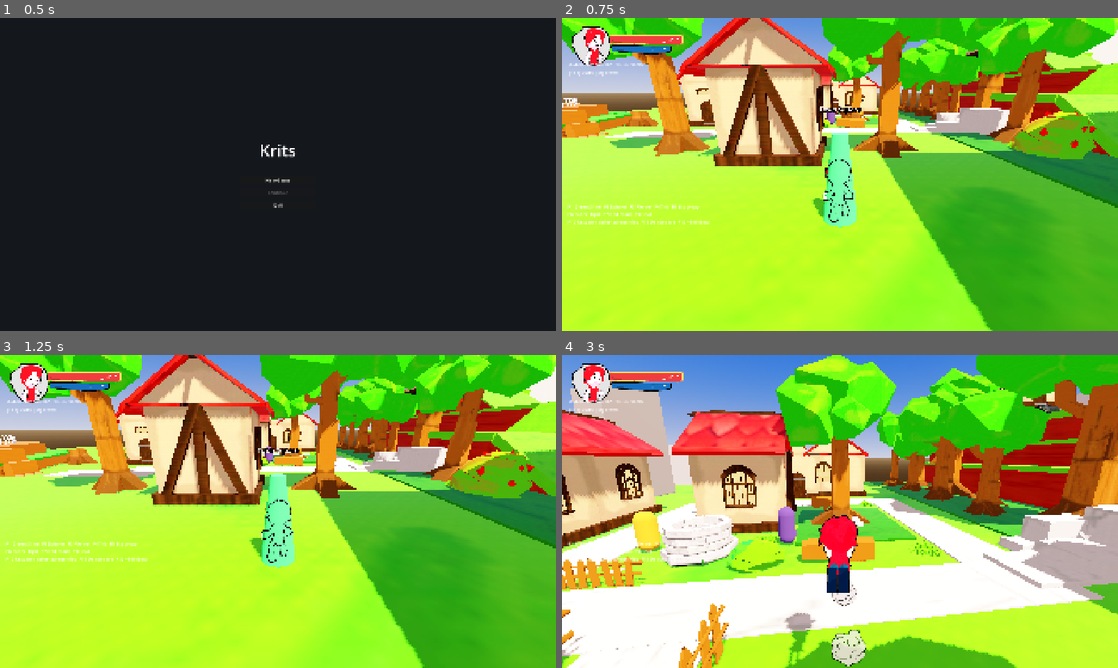
Above: before the commit, frames 1-4 (two rows, left to right).
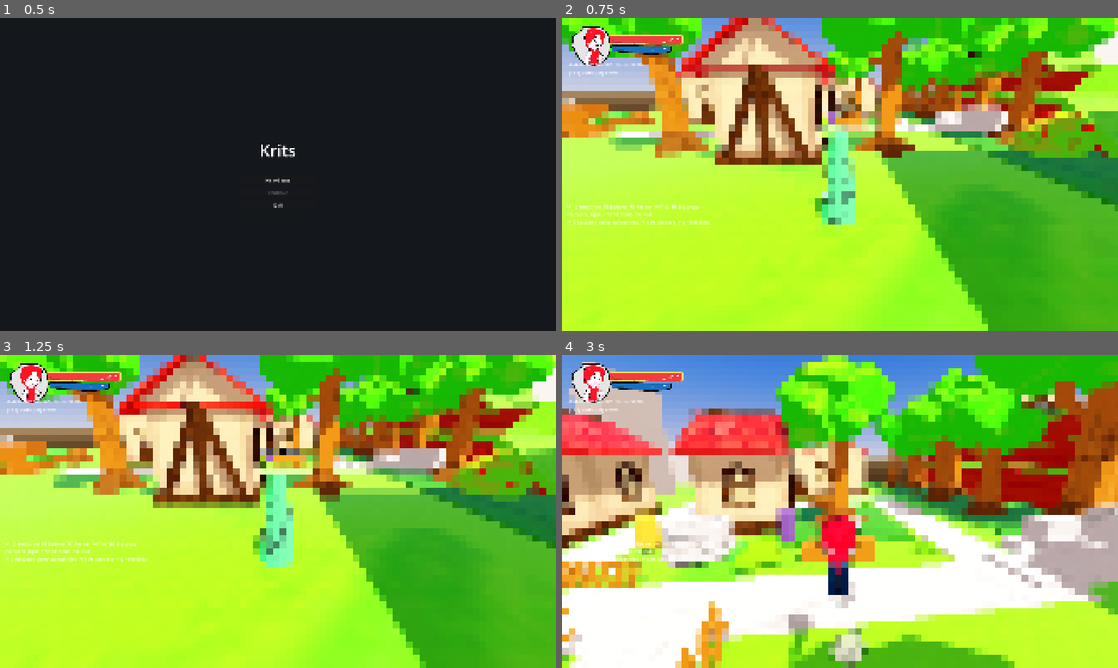
Above: after the commit, the same moments.

Repository: doggoanim/Krits
Game: Godot game, scene res://ui/main_menu.tscn
The game is run twice, just before and just after one commit, with the same random seed, the same clock (stepped at 60 frames per second) and the same inputs.
Inputs (mouse positions are in pixels of both pictures, inside the frame that each line leads up to):
- Up to frame 1 (0.5 s): no input
- Up to frame 2 (0.75 s): click "New Game" at 0.5 s
- Up to frame 3 (1.25 s): no input
- Up to frame 4 (3 s): tap Enter at 1.25 s; move the mouse to (867, 511) at 1.27 s; hold Ctrl (crouch_pound) 1.28-2.03 s; hold W (move_forward) from 1.28 s (still down); click (867, 511) at 1.42 s; tap Space (jump) at 1.52, 2.27 s; move the mouse to (812, 511) at 2.02 s; tap E (interact) at 2.1 s; click (812, 511) at 2.17 s; move the mouse to (851, 505) at 2.77 s; hold Shift (roll_dive) from 2.78 s (still down); click (851, 505) at 2.92 s

Frame 1 is identical in both runs. In frame 2, 14% of the frame differs, in the area x 0-100%, y 0-100%; in frame 3, 15%; in frame 4, 20%.

Commit message:
Add a retro pixelation post-process overlay
New PixelateEffect (core/pixelate_effect.gd) + shading/pixelate_overlay.gdshader,
wired into Main next to OutlineSystem. Same bolt-on pattern as the outline
pass: a CanvasLayer + a full-screen ColorRect running a shader, except this
one reads SCREEN_TEXTURE directly (the already-composited frame) instead of
rendering a second camera pass, and snaps every sample to a coarse grid —
a blocky mosaic, not a blur or an actual resolution change.

Layered at -9: above OutlineSystem (-10), so outlines get pixelated too,
but below the HUD (UiRoot, default layer 1) so menus/text stay crisp.

Co-Authored-By: Claude Sonnet 5 <noreply@anthropic.com>
Claude-Session: https://claude.ai/code/session_01TYpdm1jACUqsWG6yyTxbgm

Diff:
--- /dev/null
+++ b/core/pixelate_effect.gd
@@ -0,0 +1,45 @@
+class_name PixelateEffect
+extends Node
+## Chunky retro-pixel look for the whole game, as one full-screen overlay —
+## the same bolt-on pattern OutlineSystem uses (a CanvasLayer + a ColorRect
+## running a shader), just reading the already-composited screen via
+## SCREEN_TEXTURE instead of a second camera's own render.
+##
+## Sits ABOVE OutlineSystem's canvas layer (-10) so the character-outline
+## ring gets pixelated along with everything else, but BELOW the HUD
+## (UiRoot, default CanvasLayer layer 1) so menus and on-screen text stay
+## crisp and legible.
+##
+## Usage: Main creates exactly one of these for the whole game — see
+## main.gd. No follow()/setup call needed (unlike OutlineSystem): this reads
+## whatever's already on screen, so it doesn't care what camera is active.
+
+const CANVAS_LAYER := -9   ## above OutlineSystem (-10), below the HUD (1) — see header comment
+
+@export var pixel_size := 4.0   ## block size, in real screen pixels — scales with resolution, not window size
+
+var _overlay_material: ShaderMaterial
+
+func _ready() -> void:
+	var canvas := CanvasLayer.new()
+	canvas.layer = CANVAS_LAYER
+	add_child(canvas)
+
+	var overlay := ColorRect.new()
+	overlay.set_anchors_preset(Control.PRESET_FULL_RECT)
+	overlay.mouse_filter = Control.MOUSE_FILTER_IGNORE
+	_overlay_material = ShaderMaterial.new()
+	_overlay_material.shader = preload("res://shading/pixelate_overlay.gdshader")
+	overlay.material = _overlay_material
+	canvas.add_child(overlay)
+
+	_apply_style()
+
+func _apply_style() -> void:
+	_overlay_material.set_shader_parameter(&"pixel_size", pixel_size)
+
+## Lets debug tools or a settings menu change the chunkiness at runtime.
+func set_pixel_size(size: float) -> void:
+	pixel_size = size
+	if _overlay_material != null:
+		_apply_style()
--- a/main.gd
+++ b/main.gd
@@ -40,6 +40,11 @@
 	var outlines := OutlineSystem.new()
 	add_child(outlines)
 	outlines.follow(cam.get_camera())
+
+	# Retro pixelation overlay — sits above the outline pass, below the HUD
+	# (see PixelateEffect's header comment). Purely cosmetic; doesn't need
+	# anything set up before it.
+	add_child(PixelateEffect.new())
 
 	encounters = EncounterManager.new()
 	add_child(encounters)
--- /dev/null
+++ b/shading/pixelate_overlay.gdshader
@@ -0,0 +1,20 @@
+shader_type canvas_item;
+// Chunky retro-pixel look for the whole screen: snaps every sample to a
+// coarse grid before reading the already-rendered frame, so each block of
+// `pixel_size` screen pixels reads back as one flat color. This is a mosaic,
+// not a blur or a resolution change — nothing else in the scene has to
+// render smaller or get rescaled for this to work.
+//
+// Driven by PixelateEffect (core/pixelate_effect.gd), which puts this on a
+// full-screen ColorRect sitting above OutlineSystem's overlay but below the
+// HUD, so the 3D scene and character outlines get pixelated together while
+// menus/on-screen text stay crisp.
+
+uniform sampler2D screen_tex : hint_screen_texture, repeat_disable, filter_nearest;
+uniform float pixel_size : hint_range(1.0, 32.0) = 4.0;   // block size, in screen pixels
+
+void fragment() {
+	vec2 block = pixel_size * SCREEN_PIXEL_SIZE;
+	vec2 snapped_uv = (floor(SCREEN_UV / block) + 0.5) * block;
+	COLOR = texture(screen_tex, snapped_uv);
+}
